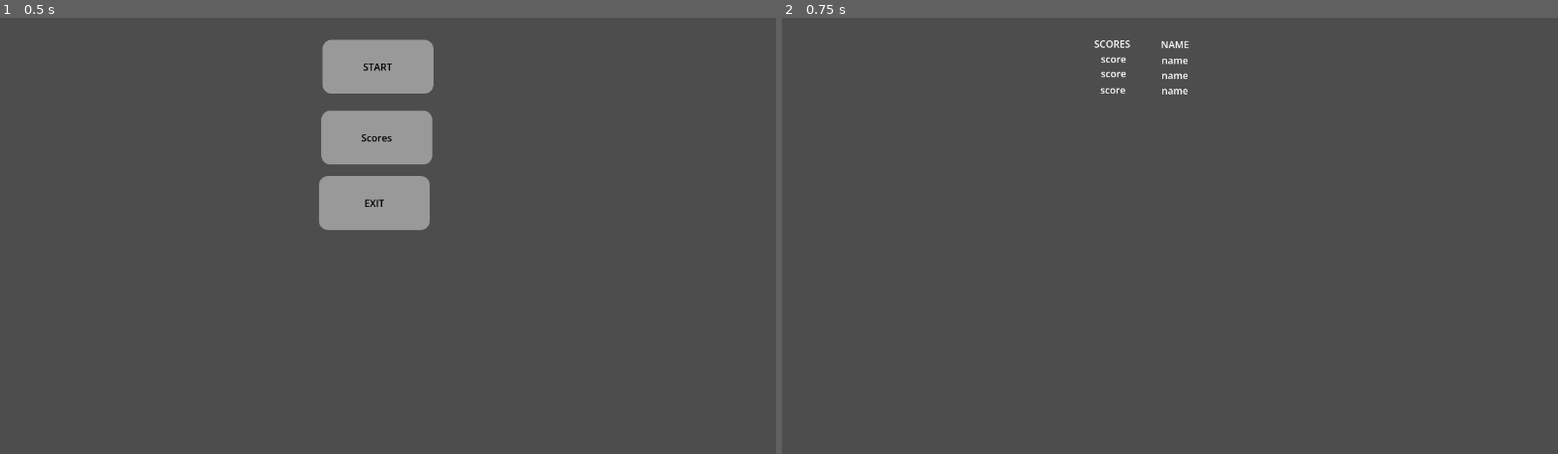
Above: before the commit, frames 1-2 (left to right).
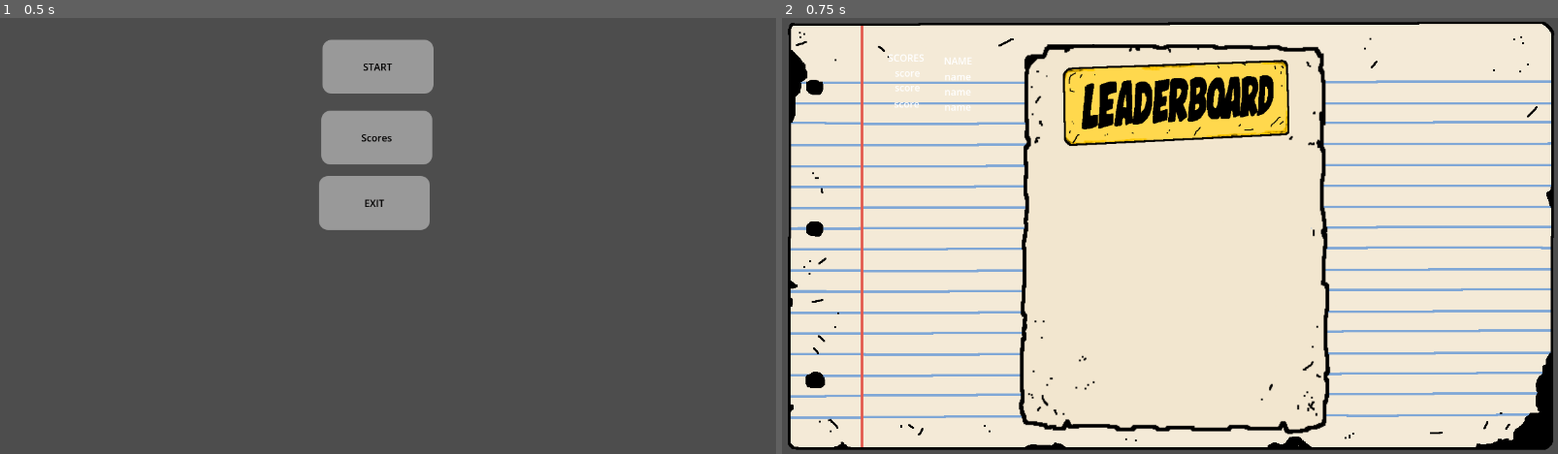
Above: after the commit, the same moments.

Repository: Jsalazar68/3390_project3
Game: Godot game, scene res://scenes/main_menu/Menu.tscn
Same seed, same stepped clock (60 frames per second), same inputs: the game is played once before the commit and once after it.
Inputs:
- Up to frame 1 (0.5 s): no input
- Up to frame 2 (0.75 s): click "Scores" at 0.5 s

Frame 1 is identical in both runs. In frame 2, 96% of the frame differs, in the area x 0-100%, y 0-100%.
Error in both runs: Trying to assign value of type 'Nil' to a variable of type 'Array'. (res://scripts/gameplay/Network.gd:51)

Commit message:
not sure?

Diff:
--- a/scenes/game/Score.tscn
+++ b/scenes/game/Score.tscn
@@ -1,15 +1,31 @@
 [gd_scene format=3 uid="uid://dmacd20ge56d0"]
 
 [ext_resource type="Script" uid="uid://cov3e7ao3rsjo" path="res://scripts/gameplay/score.gd" id="1_5hcfu"]
+[ext_resource type="Texture2D" uid="uid://bum23onvoaetf" path="res://assets/sprites/background.png" id="2_m52l2"]
+[ext_resource type="Texture2D" uid="uid://bvs8fw34mpb8x" path="res://assets/sprites/card.png" id="3_64aje"]
+[ext_resource type="Texture2D" uid="uid://cxhbhpplnmk7t" path="res://assets/sprites/leaderbaordTag.png" id="4_bjsmf"]
 
 [node name="Score" type="Node2D" unique_id=98304812]
 script = ExtResource("1_5hcfu")
 
+[node name="Sprite2D2" type="Sprite2D" parent="." unique_id=1584614539]
+position = Vector2(640, 360)
+texture = ExtResource("2_m52l2")
+
+[node name="Sprite2D" type="Sprite2D" parent="Sprite2D2" unique_id=1235730098]
+scale = Vector2(1.5, 1.5)
+texture = ExtResource("3_64aje")
+
+[node name="LeaderbaordTag" type="Sprite2D" parent="Sprite2D2" unique_id=293704653]
+position = Vector2(9, -212)
+scale = Vector2(0.8, 0.8)
+texture = ExtResource("4_bjsmf")
+
 [node name="Scores" type="Label" parent="." unique_id=1419231091]
-offset_left = 515.0
-offset_top = 31.0
-offset_right = 576.0
-offset_bottom = 70.0
+offset_left = 175.0
+offset_top = 54.0
+offset_right = 236.0
+offset_bottom = 93.0
 text = "SCORES"
 
 [node name="score_1" type="Label" parent="Scores" unique_id=1158604852]
@@ -37,10 +53,10 @@
 text = "score"
 
 [node name="Name" type="Label" parent="." unique_id=1104552520]
-offset_left = 625.0
-offset_top = 32.0
-offset_right = 672.0
-offset_bottom = 55.0
+offset_left = 267.0
+offset_top = 59.0
+offset_right = 314.0
+offset_bottom = 82.0
 text = "NAME"
 
 [node name="name_1" type="Label" parent="Name" unique_id=1893726408]
